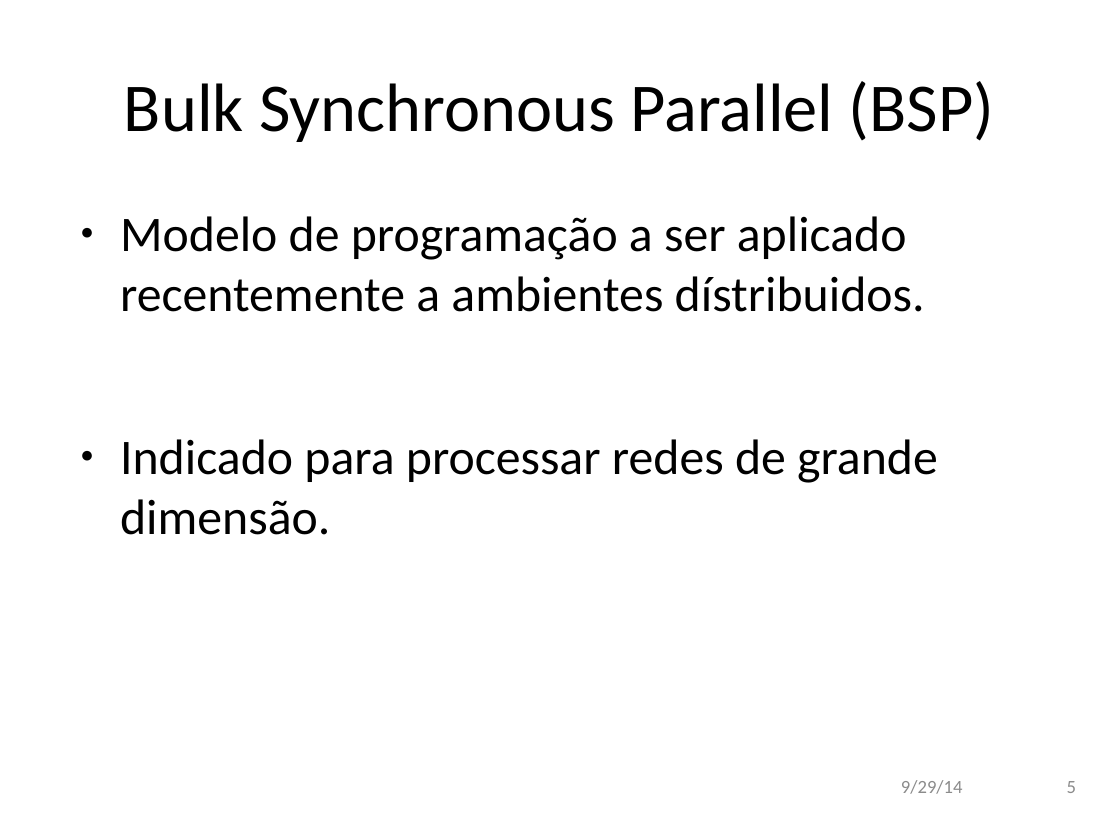
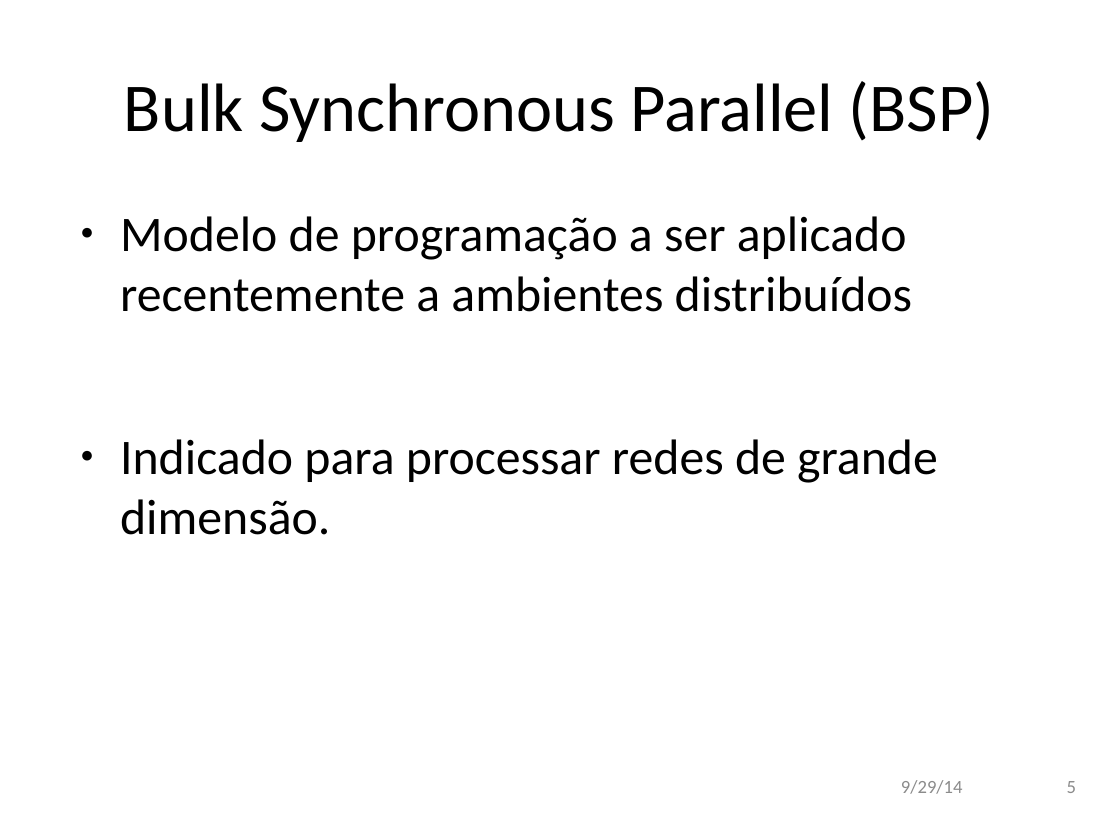
Before and after one commit to andremota/Distributed-Graph-Processing, a slide deck: slide 5 of docs/apresentação/apres_isel_format.odp. Drawn at 1120x840 pixels with LibreOffice and Linux fonts; fonts in the diff are those of the drawing; background and template pictures are left out. Boxes give left, top, right and bottom in pixels: in the first picture for what was removed or moved away, otherwise in the second. Text is boxed around its words. In the diff, an @@ line names an element or a change of style, - is before the commit and + after.

```diff
--- a/docs/apresentação/apres_isel_format.odp
+++ b/docs/apresentação/apres_isel_format.odp
@@ text at <box>120,216,912,312</box>: text changed @@
-● Modelo de programação a ser aplicado recentemente a ambientes dístribuidos.
+● Modelo de programação a ser aplicado recentemente a ambientes distribuídos
```
Also in this commit, not shown: 4 other slides changed.
